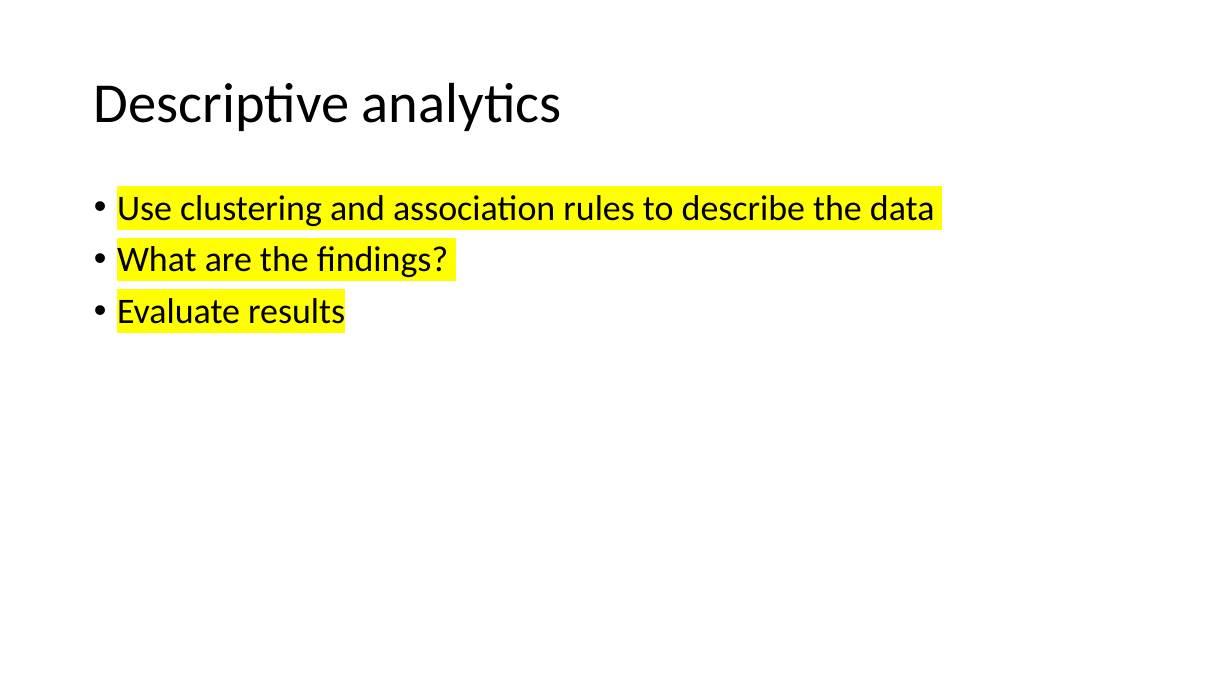
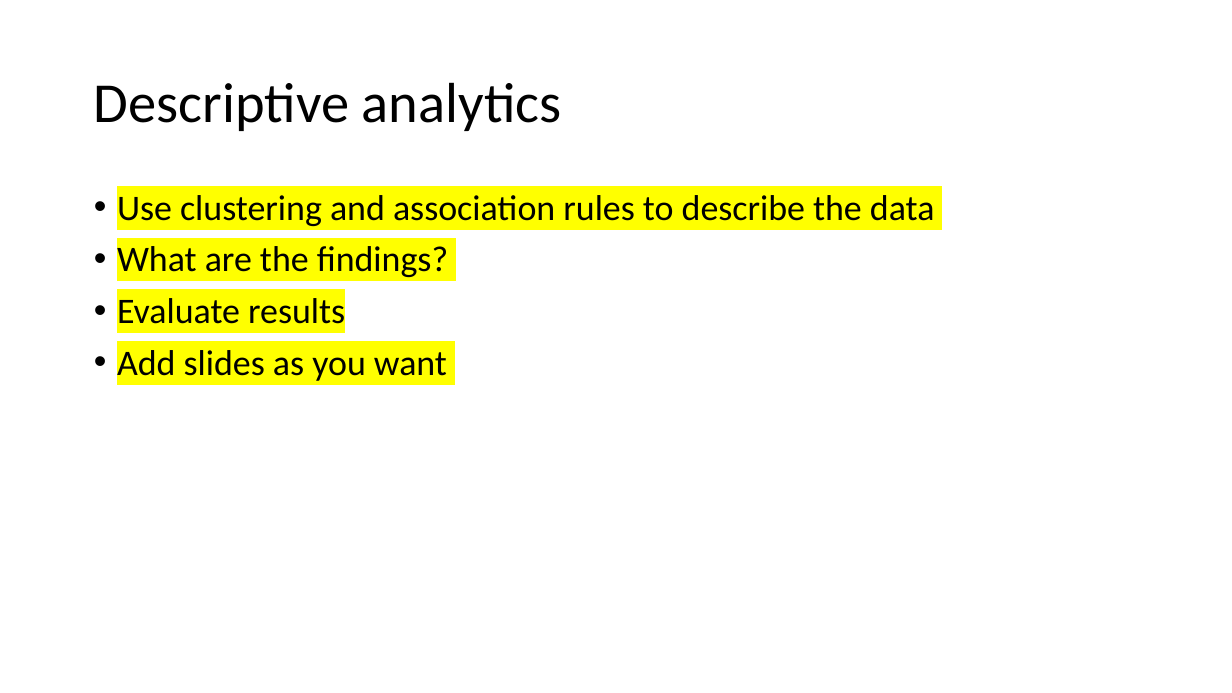
Before and after one commit to motazsaad/Data-Science-CSCI-3320, a slide deck: slide 11 of Project Presentation Template.pptx. Drawn at 1232x693 pixels with LibreOffice and Linux fonts; fonts in the diff are those of the drawing. Boxes give left, top, right and bottom in pixels: in the first picture for what was removed or moved away, otherwise in the second. Text is boxed around its words. In the diff, an @@ line names an element or a change of style, - is before the commit and + after.

```diff
--- a/Project Presentation Template.pptx
+++ b/Project Presentation Template.pptx
@@ text at [117,350,447,381]: paragraph added @@
+• Add slides as you want
```
Also in this commit, not shown: 3 other slides changed, 2 slides added.
